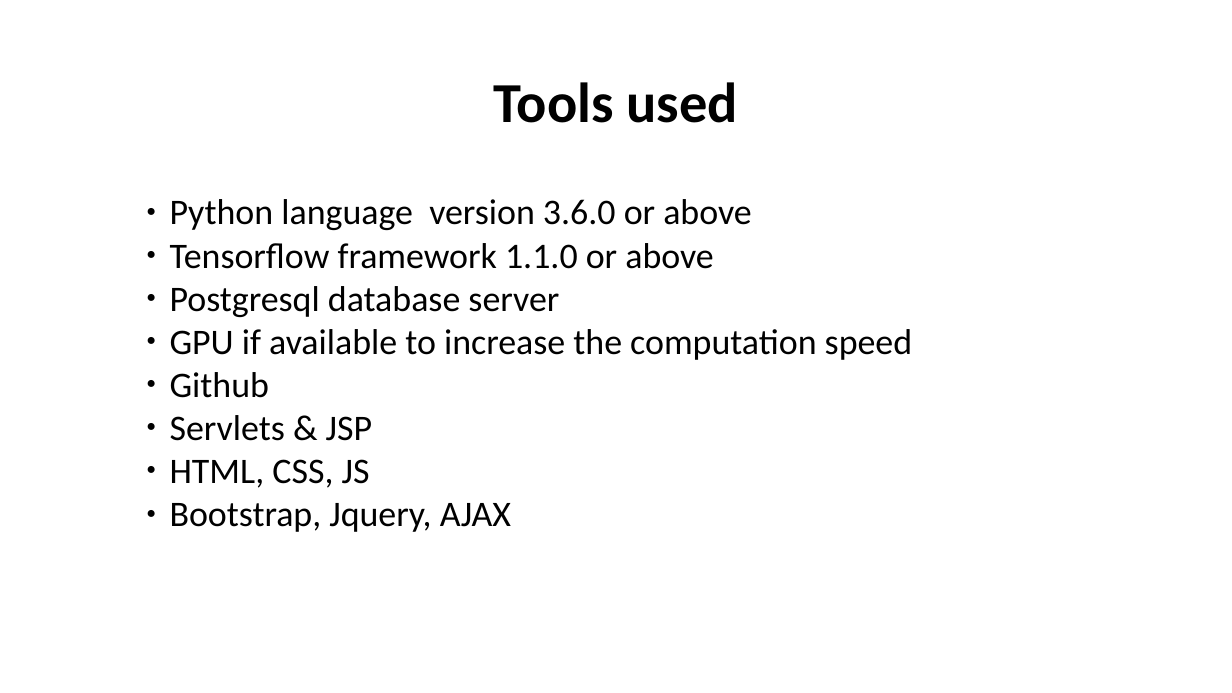
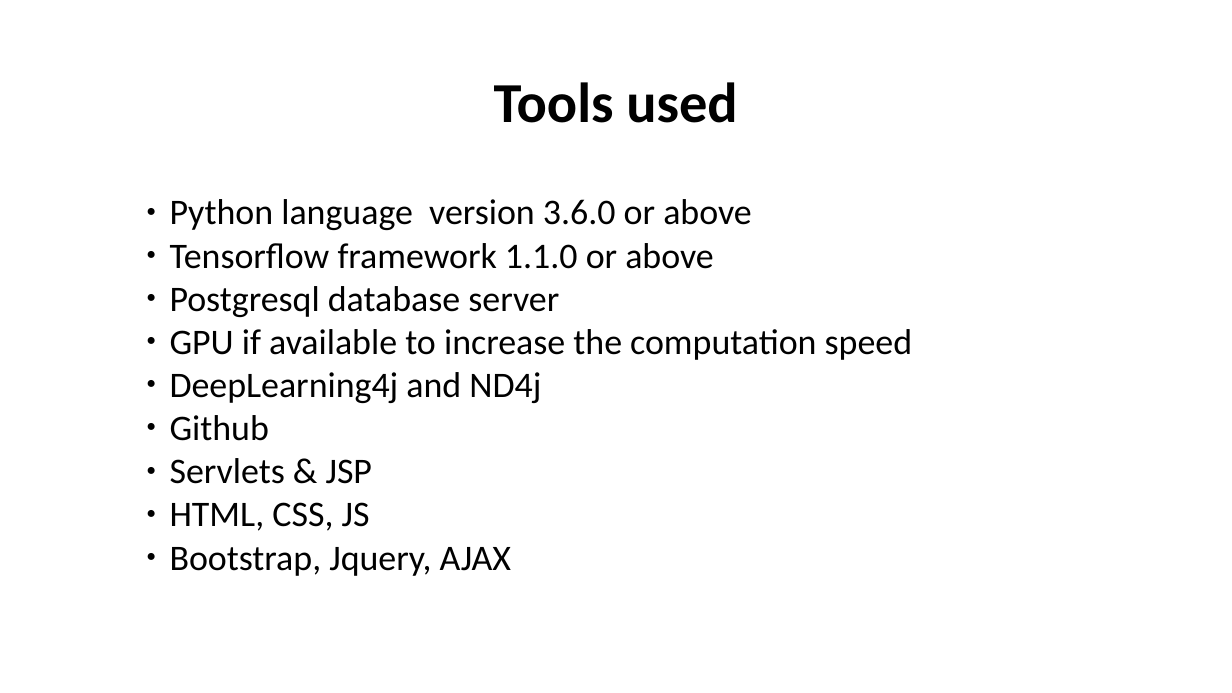
Before and after one commit to AdarshShah/final-year-project, a slide deck: slide 7 of ppt/Sepsis Analysis and Prediction.pptx. Drawn at 1232x693 pixels with LibreOffice and Linux fonts; fonts in the diff are those of the drawing. Boxes give left, top, right and bottom in pixels: in the first picture for what was removed or moved away, otherwise in the second. Text is boxed around its words. In the diff, an @@ line names an element or a change of style, - is before the commit and + after.

```diff
--- a/ppt/Sepsis Analysis and Prediction.pptx
+++ b/ppt/Sepsis Analysis and Prediction.pptx
@@ text at box(170, 372, 541, 403): paragraph added @@
+● DeepLearning4j and ND4j
```
Also in this commit, not shown: 1 slide added.
